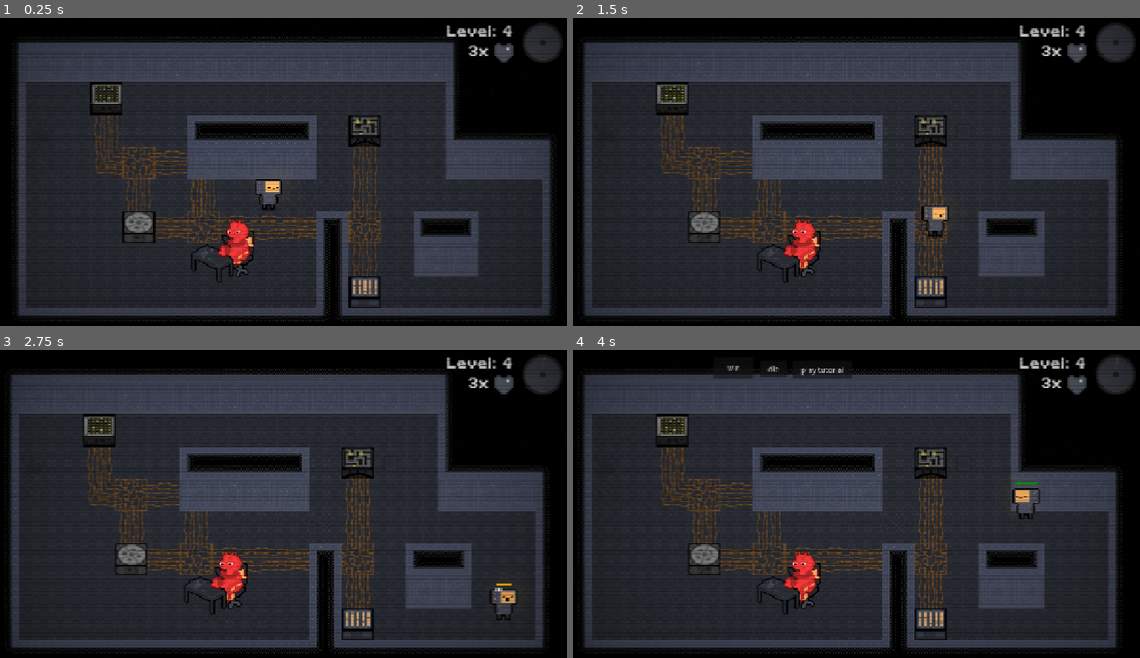
Above: before the commit, frames 1-4 (two rows, left to right).
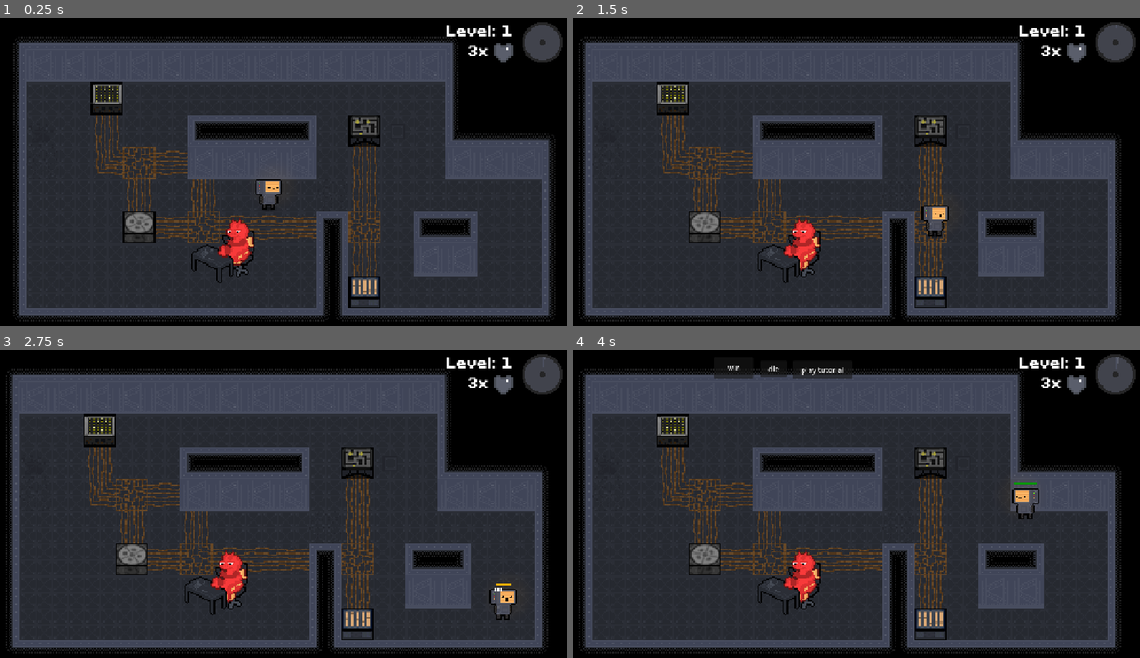
Above: after the commit, the same moments.

Repository: DuneRanger/MSI-GameJam
Game: Godot game, scene res://scenes/game/game.tscn
The game is run twice, just before and just after one commit, with the same random seed, the same clock (stepped at 60 frames per second) and the same inputs.
Inputs (mouse positions are in pixels of both pictures, inside the frame that each line leads up to):
- Up to frame 1 (0.25 s): no input
- Up to frame 2 (1.5 s): move the mouse to (981, 162) at 0.52 s; hold D (move_right) 0.53-1.28 s; tap E (interact) at 0.6 s; move the mouse to (737, 196) at 1.27 s; hold S (move_down) from 1.28 s (still down); click (737, 196) at 1.35 s
- Up to frame 3 (2.75 s): move the mouse to (340, 439) at 2.02 s; release S (move_down) at 2.03 s; hold D (move_right) from 2.03 s (still down); hold Shift (sprint) from 2.03 s (still down)
- Up to frame 4 (4 s): move the mouse to (822, 574) at 2.77 s; release D (move_right) at 2.78 s; release Shift (sprint) at 2.78 s; hold W (move_up) 2.78-3.53 s; tap R at 2.85 s; move the mouse to (1026, 559) at 3.52 s; hold A (move_left) from 3.53 s (still down); tap E (interact) at 3.6 s

The runs differ from the first frame. In frame 1, 3.9% of the frame differs, in the area x 2-99%, y 1-98%; in frame 2, 4.0%; in frame 3, 4.2%, in the area x 1-99%, y 1-98%; in frame 4, 4.1%.

Commit message:
add failing levels and starting new ones

Diff:
--- a/scenes/dialog_manager/dialog_manager.tscn
+++ b/scenes/dialog_manager/dialog_manager.tscn
@@ -545,6 +545,7 @@
 [node name="DeathTimer" type="Timer" parent="." unique_id=1089400493]
 wait_time = 1.2
 
+[connection signal="animation_finished" from="FullAnimationPlayer" to="." method="_on_full_animation_player_animation_finished"]
 [connection signal="button_down" from="TestButton" to="." method="_on_test_button_button_down"]
 [connection signal="button_down" from="dieButton" to="." method="_on_die_button_button_down"]
 [connection signal="button_down" from="winButton" to="." method="_on_win_button_button_down"]
--- a/scenes/game/game.gd
+++ b/scenes/game/game.gd
@@ -26,6 +26,15 @@
 
 func add_machine(new_machine : Machine) -> void:
 	new_machine.minigame_requested.connect(_on_minigame_requested)
+	new_machine.machine_exploded.connect(_on_machine_exploded)
+
+func start_new_game() -> void:
+	update_levels_finished(0)
+	current_difficulty = 0
+	if (current_level != null):
+		current_level.queue_free()
+	current_level = null
+	load_level()
 
 func load_level() -> void:
 	if current_level:
@@ -46,19 +55,26 @@
 	update_lives(max_lives)
 	$LevelTimer.start()
 	current_level.player.set_physics_process(true)
+	current_level.start_level()
 	MusicAndAmbiencePlayer.play_game_music()
 
 func _on_level_timer_timeout() -> void:
+	force_end_current_minigame()
 	$CanvasLayer2/DialogueManager.play_win_dialogue(level_end_delay)
 
 	print("Level timer ran out!!")
 	current_level.player.force_idle_anim()
 	current_level.player.set_physics_process(false)
 	await get_tree().create_timer(level_end_delay).timeout
-	load_level()
+	if false:
+		pass
+		#TODO credits type shit
+	else:
+		load_level()
 
 func _ready() -> void:
-	load_level()
+	start_new_game()
+	#TODO REMOVE
 
 func _process(_delta: float) -> void:
 	progress_timer_hud.value = $LevelTimer.wait_time - $LevelTimer.time_left
@@ -68,6 +84,21 @@
 	chosen_minigame = machine.linked_minigame_scene.instantiate() as Minigame
 	activated_machine = machine
 	link_chosen_minigame()
+
+func _on_machine_exploded(_explode_machine: Machine) -> void:
+	update_lives(lives-1)
+	if lives == 0:
+		$HUD.visible = false
+		if current_level != null: #just to be sure idfk
+			current_level.level_over()
+		force_end_current_minigame()
+		$CanvasLayer2/DialogueManager.play_lose_dialogue()
+
+func force_end_current_minigame() -> void:
+	if chosen_minigame != null:
+		$HUD/MinigameHUD.remove_child(chosen_minigame)
+		chosen_minigame.queue_free()
+		chosen_minigame = null
 
 func update_lives(new_value : int):
 	lives = max(new_value, 0)
@@ -111,7 +142,8 @@
 		activated_machine = null
 
 func _on_minigame_leave_timer_timeout() -> void:
-	$HUD/MinigameHUD.remove_child(chosen_minigame)
-	chosen_minigame.queue_free()
-	chosen_minigame = null
+	force_end_current_minigame()
 	current_level.player.player_state = Player.player_states.WALKING
+
+func _on_dialogue_manager_retry_round() -> void:
+	start_level()
--- a/scenes/game/game.tscn
+++ b/scenes/game/game.tscn
@@ -66,6 +66,7 @@
 environment = SubResource("Environment_w1hta")
 
 [node name="CRT filter" type="ColorRect" parent="PostProcessing/CanvasLayer" unique_id=787995438]
+visible = false
 z_index = 100
 material = SubResource("ShaderMaterial_4j704")
 anchors_preset = 8
@@ -174,5 +175,6 @@
 texture_under = ExtResource("6_2a8rs")
 texture_progress = ExtResource("7_4j704")
 
+[connection signal="retry_round" from="CanvasLayer2/DialogueManager" to="." method="_on_dialogue_manager_retry_round"]
 [connection signal="timeout" from="MinigameLeaveTimer" to="." method="_on_minigame_leave_timer_timeout"]
 [connection signal="timeout" from="LevelTimer" to="." method="_on_level_timer_timeout"]
--- a/scripts/game/dialog_manager/dialog_manager.gd
+++ b/scripts/game/dialog_manager/dialog_manager.gd
@@ -14,6 +14,7 @@
 var is_defeated = false
 var is_end_of_level = false
 
+signal retry_round
 
 var tutorial_lines = [
 	[portraits.greeting, "Oh, hello little robot person"],
@@ -243,3 +244,8 @@
 	full_animation_player.play("explosion")
 	is_displaying_dialogue = false
 	print("lucky pressed the button")
+
+func _on_full_animation_player_animation_finished(anim_name: StringName) -> void:
+	if (anim_name == "explosion"):
+		retry_round.emit()
+	print("animation : %s ended" % anim_name)
--- a/scripts/game/level.gd
+++ b/scripts/game/level.gd
@@ -7,6 +7,8 @@
 @onready var camera: Camera2D = $Player/Camera2D
 @onready var floor_layer: TileMapLayer = $Tilemap/TilemapFloorLayer
 @onready var machine_layer = $Tilemap/TileMapMachineLayer
+
+@onready var initial_player_pos : Vector2 = $Player.position
 
 func _ready() -> void:
 	for node in get_children():
@@ -21,3 +23,10 @@
 	camera.limit_right = bottom_right.x
 	camera.limit_bottom = bottom_right.y
 	camera.reset_smoothing()
+
+func start_level() -> void:
+	player.position = initial_player_pos
+	player.player_state = Player.player_states.WALKING
+
+func level_over() -> void:
+	player.player_state = Player.player_states.IN_DIALOGUE
--- a/scripts/game/machines/machine.gd
+++ b/scripts/game/machines/machine.gd
@@ -24,6 +24,7 @@
 static var next_id: int = 0
 
 signal minigame_requested(machine: Machine)
+signal machine_exploded(machine: Machine)
 var is_glowing: bool = false
 
 func _init():
@@ -99,6 +100,7 @@
 			pass
 		State.BROKEN:
 			play_explosion()
+			machine_exploded.emit(self)
 			machine_sprite.play("broken")
 			machine_sprite.modulate = Color(0.4, 0.4, 0.4, 1)
 
--- a/scripts/game/player/player.gd
+++ b/scripts/game/player/player.gd
@@ -4,7 +4,7 @@
 @export var audio_player_steps: AudioStreamPlayer2D
 @export var audio_player_sfx: AudioStreamPlayer2D
 
-enum player_states {IN_MINIGAME, WALKING}
+enum player_states {IN_MINIGAME, WALKING, IN_DIALOGUE}
 var player_state : player_states
 
 var sfx_steps_normal_time = 0.33
@@ -39,7 +39,7 @@
 var glowing_machine: Machine = null
 func _process(_delta) -> void:
 	if glowing_machine != null: glowing_machine.turn_off_glow()
-	if player_state == player_states.IN_MINIGAME: return
+	if player_state == player_states.IN_MINIGAME or player_state == player_states.IN_DIALOGUE: return
 
 	nearby_machines.sort_custom(_sort_by_distance_desc)
 	for machine in nearby_machines:
@@ -145,7 +145,6 @@
 			$PlayerSprite.animation = "idle"
 		else:
 			$PlayerSprite.animation = "overclocked_idle"
-
 	move_and_slide()
 
 func change_stamina(amount: float):
